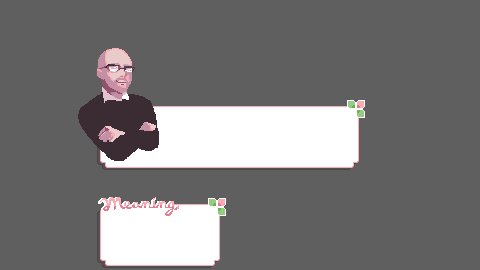
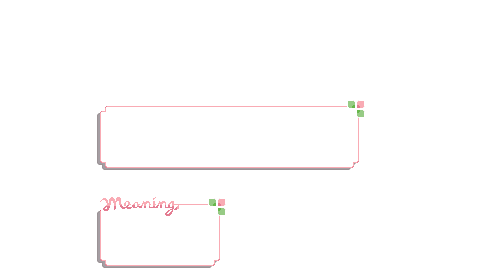
Comparing the layer stacks of the two 480x270 images. Changes:
hid "Layer 2", painted on it over [78, 38, 161, 161]
hid "Layer 3", painted on it over [0, 0, 480, 270]
